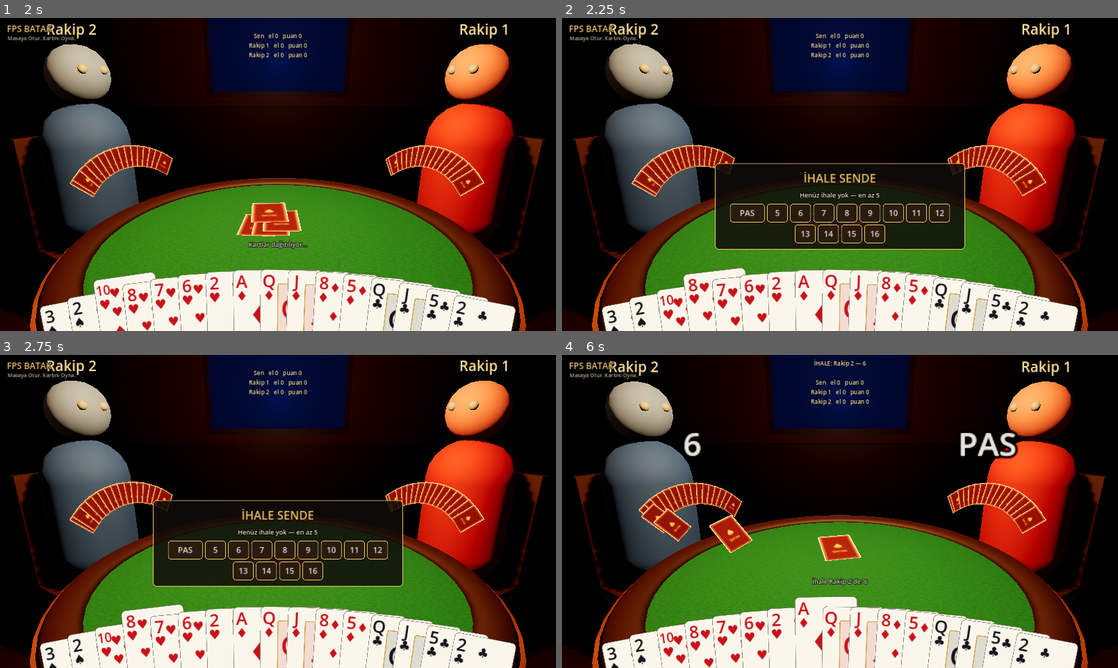
Above: before the commit, frames 1-4 (two rows, left to right).
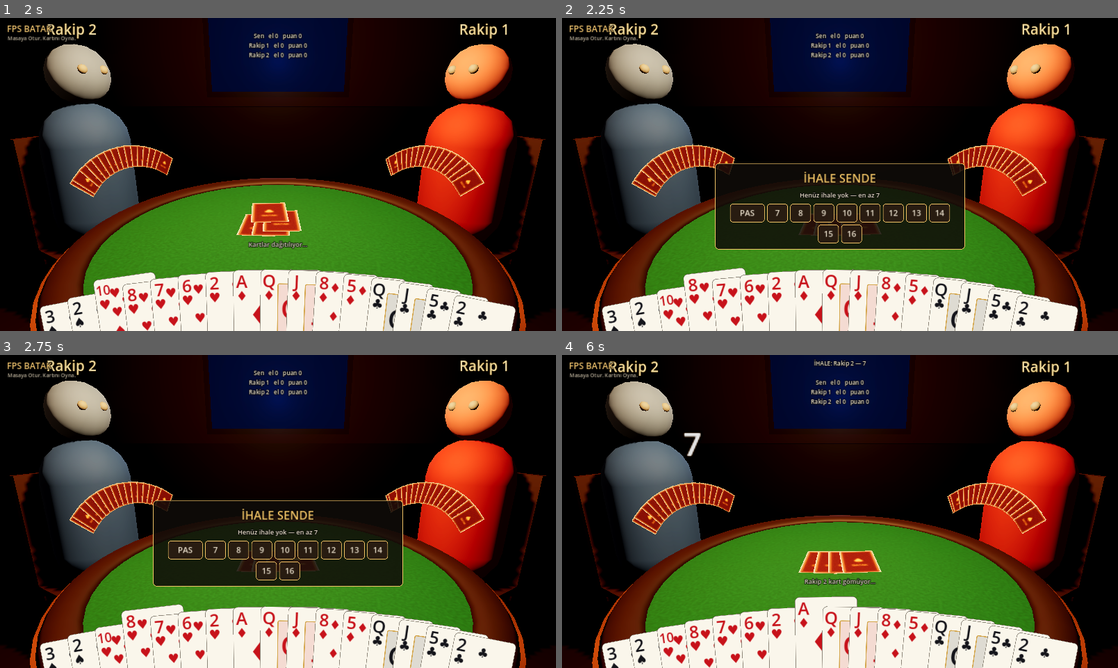
Above: after the commit, the same moments.

Repository: osmanadali/megerse-reels
Game: Godot game, scene res://scenes/main/Main.tscn
Two runs of this game, one before a commit and one after it. Both use one fixed random seed, a clock stepped at 60 frames per second and the inputs below.
Inputs (mouse positions are in pixels of both pictures, inside the frame that each line leads up to):
- Up to frame 1 (2 s): move the mouse to (200, 315) at 0.52 s; click (200, 315) at 0.67 s; move the mouse to (116, 315) at 1.27 s; click (116, 315) at 1.42 s
- Up to frame 2 (2.25 s): move the mouse to (689, 318) at 2.02 s; click (689, 318) at 2.17 s
- Up to frame 3 (2.75 s): no input
- Up to frame 4 (6 s): click "PAS" at 2.75 s; tap Enter at 3.5 s; move the mouse to (717, 661) at 3.52 s; click (717, 661) at 3.67 s; move the mouse to (745, 646) at 4.27 s; click (745, 646) at 4.42 s; move the mouse to (773, 642) at 5.02 s; click (773, 642) at 5.17 s; move the mouse to (801, 639) at 5.77 s; click (801, 639) at 5.92 s

Frame 1 is identical in both runs. In frame 2, 0.2% of the frame differs, in the area x 38-69%, y 56-72%; in frame 3, 0.2%; in frame 4, 3.8%, in the area x 12-82%, y 2-74%.

Commit message:
FPS Batak: gömmeli batak kurallarını düzelt
- İhale en az 7, en çok 16
- Herkes pas derse dağıtanın yanındaki 7 ile almak zorunda
- Sıra: önce elden 4 kart gömülür, koz söylenir, sonra yerdeki 4 kart alınır

Co-Authored-By: Claude Opus 5.5 <noreply@anthropic.com>
Claude-Session: https://claude.ai/code/session_01PiPLUzC15gCf2u2mvSdX2R

Diff:
--- a/FPSBatak/scripts/ai/ai_player.gd
+++ b/FPSBatak/scripts/ai/ai_player.gd
@@ -61,9 +61,9 @@
 
 
 ## Gömülecek kartlar: kozu ve Asları korur; kısa takımları boşaltmaya,
-## olmazsa en küçük kartlardan kurtulmaya çalışır.
-static func choose_bury(hand: Array[CardData], count: int) -> Array[CardData]:
-	var trump := choose_trump(hand)
+## olmazsa en küçük kartlardan kurtulmaya çalışır. Gömme kozdan önce
+## yapıldığı için AI söyleyeceği kozu (`trump`) önceden belirler.
+static func choose_bury(hand: Array[CardData], count: int, trump: int) -> Array[CardData]:
 	var lengths := {}
 	for c in hand:
 		lengths[c.suit] = lengths.get(c.suit, 0) + 1
--- a/FPSBatak/scripts/game/table_controller.gd
+++ b/FPSBatak/scripts/game/table_controller.gd
@@ -1,7 +1,7 @@
 class_name TableController
 extends Node
 ## Masadaki akışı yönetir:
-##   dağıt → ihale → yerdeki kartları al → göm → koz seç → löveler → puan.
+##   dağıt → ihale → göm → koz söyle → yerdeki kartları al → löveler → puan.
 ##
 ## Kurallar BatakRules/BidManager/ScoreManager'da, kararlar AIPlayer'da,
 ## varyant ayarları GameRules'ta. Bu sınıf yalnızca sırayı yürütür ve
@@ -115,11 +115,14 @@
 		_play_round()
 		return
 	_refresh_info()
+	# Gömmeli batak sırası: önce elden göm, kozu söyle, sonra yeri alıp aç.
+	var ai_trump := AIPlayer.choose_trump(hands[bidder])  # AI kozunu gömmeden önce belirler
+	if rules.kitty_size > 0:
+		await _bury(ai_trump)
+	await _choose_trump(ai_trump)
+	_refresh_info()
 	if rules.kitty_size > 0:
 		await _take_kitty()
-		await _bury()
-	await _choose_trump()
-	_refresh_info()
 
 	var leader := bidder
 	for trick_no in rules.cards_per_player:
@@ -238,7 +241,10 @@
 	bidder = bm.current_holder
 	bid = bm.current_bid
 	var who := "Sen" if bidder == Seat.LOCAL_PLAYER else _seat_names[bidder]
-	hud.show_status("İhale %s'de: %d" % [who, bid])
+	if bm.last_call[bidder] == BidManager.PASS:  # herkes pas: ilk konuşan zorunlu alır
+		hud.show_status("Herkes pas dedi — ihale zorunlu olarak %s'de: %d" % [who, bid])
+	else:
+		hud.show_status("İhale %s'de: %d" % [who, bid])
 	await _wait(ANNOUNCE_PAUSE)
 	return true
 
@@ -254,7 +260,8 @@
 
 # --- Yer kartları ve gömme -------------------------------------------------------
 
-## İhaleyi alan yerdeki kartları eline alır (rakipse kapalı kalır).
+## İhaleyi alan, gömüp kozu söyledikten sonra yerdeki kartları eline alır
+## (rakipse kapalı kalır).
 func _take_kitty() -> void:
 	hands[bidder].append_array(kitty)
 	for i in _kitty_cards.size():
@@ -272,7 +279,8 @@
 	await _wait(KITTY_FLIGHT)
 
 
-func _bury() -> void:
+## İhaleyi alan, yerdeki kartları görmeden kendi elinden gömer.
+func _bury(ai_trump: int) -> void:
 	var count := rules.kitty_size
 	var to_bury: Array[CardData]
 	if bidder == Seat.LOCAL_PLAYER and not _autoplay:
@@ -286,7 +294,7 @@
 		if bidder != Seat.LOCAL_PLAYER:
 			hud.show_status("%s kart gömüyor…" % _seat_names[bidder])
 		await _wait(AI_THINK_MAX)
-		to_bury = AIPlayer.choose_bury(hands[bidder], count)
+		to_bury = AIPlayer.choose_bury(hands[bidder], count, ai_trump)
 	var spot := _layout.bury_spot(bidder)
 	var yaw := _layout.seat_yaw(bidder)
 	for i in to_bury.size():
@@ -306,14 +314,14 @@
 	await _wait(PLAY_FLIGHT)
 
 
-func _choose_trump() -> void:
+func _choose_trump(ai_trump: int) -> void:
 	if bidder == Seat.LOCAL_PLAYER and not _autoplay:
 		hud.show_status("")
 		hud.show_trump_choice()
 		trump = await hud.trump_chosen
 	else:
 		await _wait(AI_THINK_MIN)
-		trump = AIPlayer.choose_trump(hands[bidder])
+		trump = ai_trump
 	var text := "Koz %s" % CardData.SUIT_SYMBOLS[trump]
 	_announce(bidder, text)
 	if bidder != Seat.LOCAL_PLAYER:
--- a/FPSBatak/scripts/rules/bid_manager.gd
+++ b/FPSBatak/scripts/rules/bid_manager.gd
@@ -12,7 +12,7 @@
 var dealer: int
 var min_bid: int
 var max_bid: int
-var forces_dealer: bool
+var forces_first_bidder: bool
 
 var current_bid := 0
 var current_holder := -1
@@ -28,7 +28,7 @@
 	dealer = p_dealer
 	min_bid = rules.min_bid
 	max_bid = rules.max_bid
-	forces_dealer = rules.all_pass_forces_dealer
+	forces_first_bidder = rules.all_pass_forces_first_bidder
 	_turn = Seat.next(dealer, player_count)
 	for i in player_count:
 		_passed.append(false)
@@ -69,7 +69,7 @@
 	_advance()
 
 
-## Herkes pas dedi ve kimse ihale almadı mı? (forces_dealer=false ise yeniden dağıtılır)
+## Herkes pas dedi ve kimse ihale almadı mı? (zorlama kapalıysa yeniden dağıtılır)
 func is_void() -> bool:
 	return _finished and current_holder < 0
 
@@ -81,8 +81,8 @@
 		return
 	if active == 0:  # kimse ihale almadı
 		_finished = true
-		if forces_dealer:
-			current_holder = dealer
+		if forces_first_bidder:
+			current_holder = Seat.next(dealer, player_count)
 			current_bid = min_bid
 		return
 	for step in player_count:
--- a/FPSBatak/scripts/rules/game_rules.gd
+++ b/FPSBatak/scripts/rules/game_rules.gd
@@ -7,15 +7,18 @@
 
 @export_range(3, 4) var player_count := 3
 @export var cards_per_player := 16
-## Yere kapalı konan ve ihaleyi alanın alıp aynı sayıda gömdüğü kart sayısı.
+## Yere kapalı konan kart sayısı. İhaleyi alan önce elinden bu kadar kart
+## gömer, kozu söyler, sonra yerdeki kartları alıp oyunu açar.
 @export var kitty_size := 4
-@export var min_bid := 5
+@export var min_bid := 7
 @export var max_bid := 16
-## Herkes pas derse dağıtan en düşük ihaleyle almak zorunda (false: yeniden dağıt).
-@export var all_pass_forces_dealer := true
+## Herkes pas derse dağıtanın yanındaki (ilk konuşan) en düşük ihaleyle almak
+## zorunda (false: yeniden dağıt).
+@export var all_pass_forces_first_bidder := true
 
 
-## Varsayılan: 3 kişilik gömmeli ihaleli batak (16'şar kart + 4 yer kartı).
+## Varsayılan: 3 kişilik gömmeli ihaleli batak (16'şar kart + 4 yer kartı,
+## ihale 7..16).
 static func three_player_gommeli() -> GameRules:
 	return GameRules.new()
 
--- a/FPSBatak/tests/run_tests.gd
+++ b/FPSBatak/tests/run_tests.gd
@@ -198,20 +198,20 @@
 func test_bidding_flow() -> void:
 	var bm := BidManager.new(GameRules.three_player_gommeli(), 2)  # dağıtan 2 → ilk konuşan 0
 	check(bm.current_seat() == 0, "ihaleyi dağıtanın sağındaki açar")
-	check(bm.valid_bids()[0] == 5 and bm.valid_bids()[-1] == 16, "ihale aralığı 5..16")
-	bm.bid(6)
-	check(bm.current_seat() == 1 and bm.valid_bids()[0] == 7, "sonraki en az 7 der")
+	check(bm.valid_bids()[0] == 7 and bm.valid_bids()[-1] == 16, "ihale aralığı 7..16")
+	bm.bid(7)
+	check(bm.current_seat() == 1 and bm.valid_bids()[0] == 8, "sonraki en az 8 der")
 	bm.pass_turn()
-	bm.bid(7)
+	bm.bid(8)
 	check(bm.current_seat() == 0, "pas diyen atlanır")
 	bm.pass_turn()
-	check(bm.is_finished() and bm.current_holder == 2 and bm.current_bid == 7, "ihale 2'de 7")
+	check(bm.is_finished() and bm.current_holder == 2 and bm.current_bid == 8, "ihale 2'de 8")
 
 
 func test_bidding_all_pass() -> void:
 	var bm := BidManager.new(GameRules.three_player_gommeli(), 1)
 	bm.pass_turn(); bm.pass_turn(); bm.pass_turn()
-	check(bm.is_finished() and bm.current_holder == 1 and bm.current_bid == 5, "herkes pas: dağıtan 5 ile alır")
+	check(bm.is_finished() and bm.current_holder == 2 and bm.current_bid == 7, "herkes pas: dağıtanın yanındaki 7 ile alır")
 	var top := BidManager.new(GameRules.three_player_gommeli(), 0)
 	top.bid(16)
 	check(top.is_finished() and top.current_holder == 1, "16 (en yüksek) ihaleyi hemen bitirir")
@@ -230,12 +230,10 @@
 	var strong := cards("S_A S_K S_Q S_J S_10 S_9 S_8 H_A H_K D_A D_K C_A C_K H_2 D_2 C_2")
 	var weak := cards("S_2 S_3 S_4 H_2 H_3 H_4 H_5 D_2 D_3 D_4 D_5 C_2 C_3 C_4 C_5 C_6")
 	var ai := AIPlayer.new(1, AIPlayer.Difficulty.NORMAL)
-	var valid: Array[int] = [5, 6, 7, 8]
-	check(ai.choose_bid(strong, valid, 4) == 5, "güçlü el ihaleye girer")
+	var valid: Array[int] = [7, 8, 9, 10]
+	check(ai.choose_bid(strong, valid, 4) == 7, "güçlü el ihaleye girer")
 	check(ai.choose_bid(weak, valid, 4) == BidManager.PASS, "zayıf el pas der")
 	check(AIPlayer.choose_trump(strong) == S.SPADES, "uzun ve güçlü takım koz")
-	var with_kitty := strong.duplicate()
-	with_kitty.append_array(cards("H_3 D_3 C_3 C_4"))
-	var buried := AIPlayer.choose_bury(with_kitty, 4)
+	var buried := AIPlayer.choose_bury(strong, 4, AIPlayer.choose_trump(strong))
 	check(buried.size() == 4, "4 kart gömülür")
 	check(not buried.any(func(c: CardData): return c.suit == S.SPADES or c.rank == R.ACE), "koz ve As gömülmez")
Not shown, changed: FPSBatak/README.md
